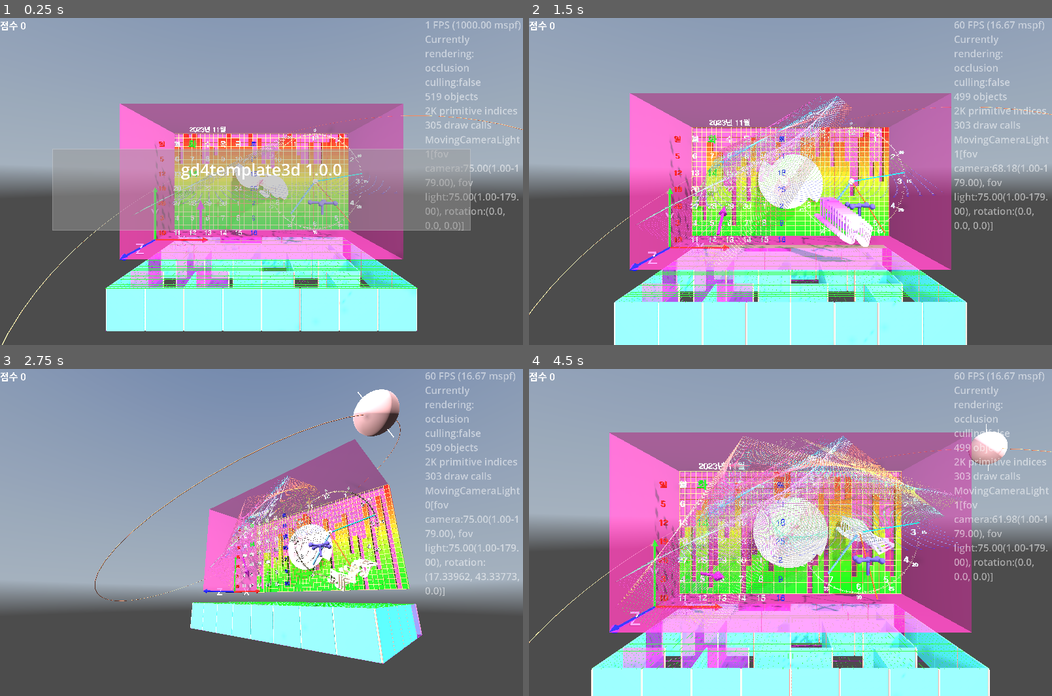
Above: before the commit, frames 1-4 (two rows, left to right).
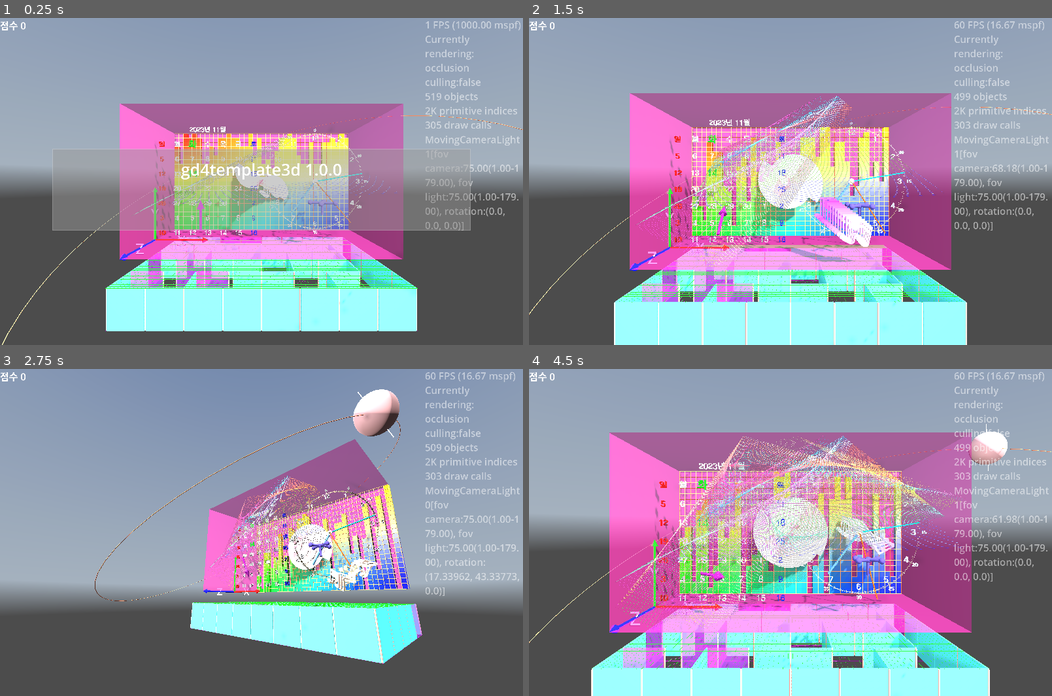
Above: after the commit, the same moments.

Repository: kasworld/gd4template3d
Game: Godot game, scene res://main.tscn
Two runs of this game, one before a commit and one after it. Both use one fixed random seed, a clock stepped at 60 frames per second and the inputs below. A sky picture missing from this copy of the repository is replaced by a grey-blue gradient.
Inputs (mouse positions are in pixels of both pictures, inside the frame that each line leads up to):
- Up to frame 1 (0.25 s): no input
- Up to frame 2 (1.5 s): tap Enter at 0.5, 0.6 s; move the mouse to (905, 165) at 0.52 s; click (905, 165) at 0.67 s; move the mouse to (685, 197) at 1.27 s; tap Delete at 1.35 s; click (685, 197) at 1.42 s
- Up to frame 3 (2.75 s): move the mouse to (313, 460) at 2.02 s; tap Enter at 2.1 s; click (313, 460) at 2.17 s
- Up to frame 4 (4.5 s): move the mouse to (764, 597) at 2.77 s; tap Delete at 2.85, 4.35 s; click (764, 597) at 2.92 s; move the mouse to (947, 581) at 3.52 s; tap Enter at 3.6 s; click (947, 581) at 3.67 s; move the mouse to (633, 483) at 4.27 s; click (633, 483) at 4.42 s

The runs differ from the first frame. In frame 1, 4.0% of the frame differs, in the area x 36-67%, y 35-65%; in frame 2, 3.6%; in frame 3, 2.4%; in frame 4, 3.8%.

Commit message:
add bargauge_demo

Diff:
--- a/main.gd
+++ b/main.gd
@@ -15,9 +15,6 @@
 		[Vector3.Axis.AXIS_X, Vector3.Axis.AXIS_Y, Vector3.Axis.AXIS_Z].pick_random(),
 		AnimationDuration)
 	start_rotate_animation($ValveHandle, Vector3.Axis.AXIS_Y, AnimationDuration)
-
-var gauge_list :Array
-
 
 func _ready() -> void:
 	get_viewport().size_changed.connect(on_viewport_size_changed)
@@ -44,11 +41,7 @@
 	$TimedMessage.show_message("",0)
 
 	$AxisArrow3D.set_size(10)
-	for i in WorldSize.x:
-		var bg = preload("res://bar_gauge/bar_gauge.tscn").instantiate().init(WorldSize.y, Vector3(1, WorldSize.y, 1), Color.GREEN, Color.RED)
-		bg.position = Vector3(0.5+i, 0.5, 0.5 -WorldSize.z/2)
-		gauge_list.append(bg)
-		add_child(bg)
+	bargauge_demo()
 	wallbox_demo()
 	maze3d_demo()
 	orbit_demo()
@@ -63,6 +56,20 @@
 
 	main_animation.animation_ended.connect(main_animation_ended)
 	start_all_animation()
+
+var gauge_list :Array
+func bargauge_demo() -> void:
+	for i in WorldSize.x:
+		var irate = float(i) / WorldSize.x
+		var bg = preload("res://bar_gauge/bar_gauge.tscn").instantiate().init(
+			WorldSize.y,
+			Vector3(1, WorldSize.y, 1),
+			lerp(Color.GREEN, Color.BLUE, irate),
+			lerp(Color.RED, Color.YELLOW, irate),
+			)
+		bg.position = Vector3(0.5+i, 0.5, 0.5 -WorldSize.z/2)
+		gauge_list.append(bg)
+		add_child(bg)
 
 func wallbox_demo() -> void:
 	$WallBox.mesh.size = WorldSize #+ Vector3(1,1,5)
